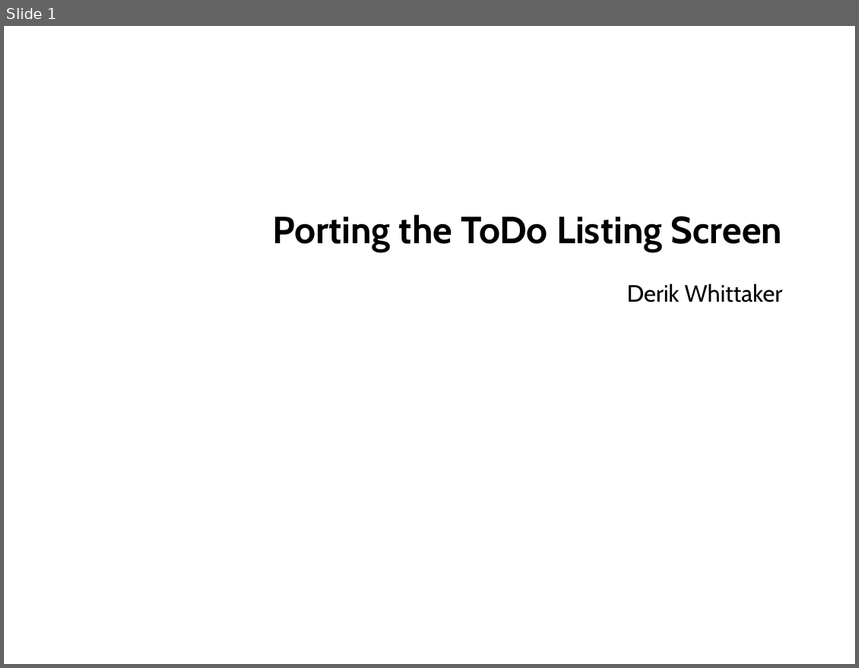
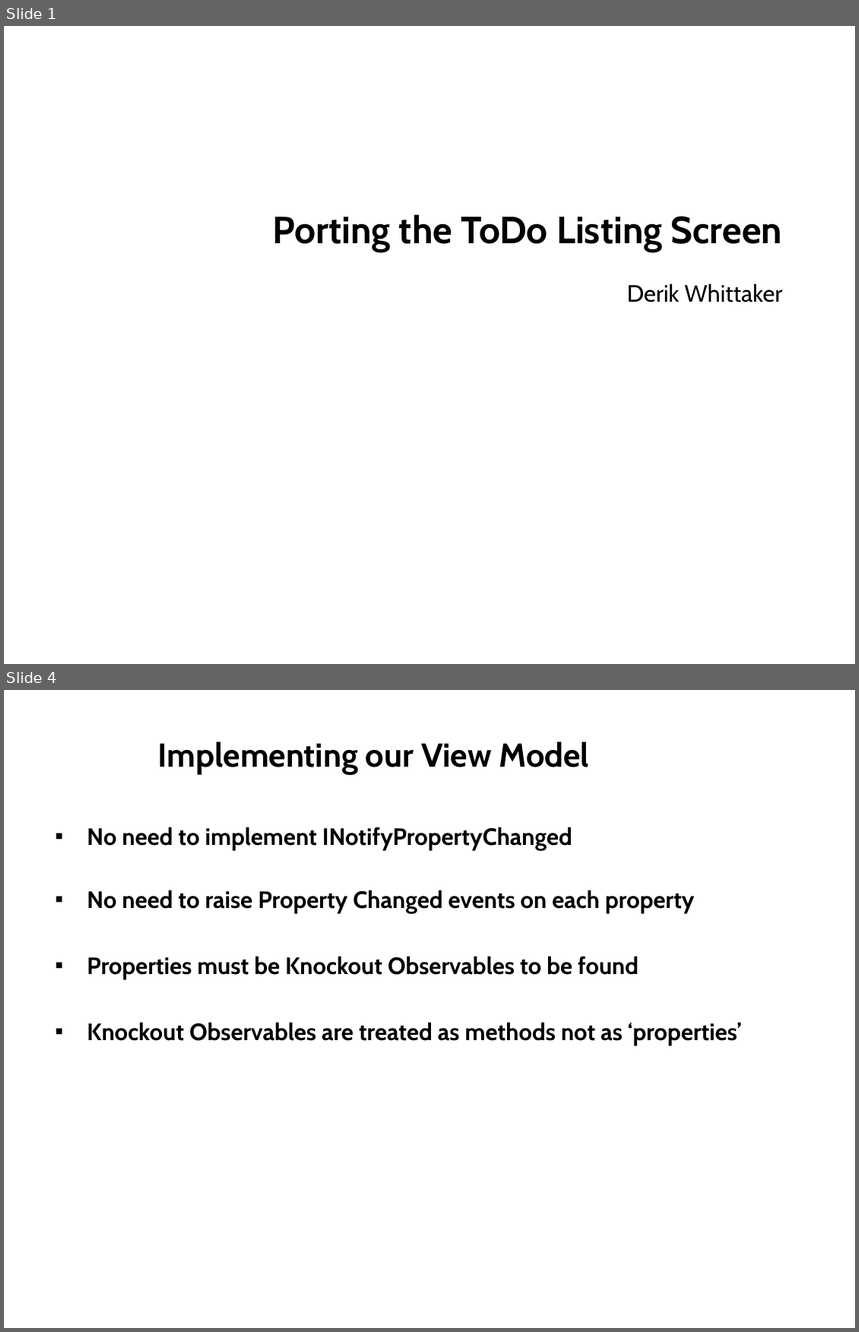
Before and after one commit to derikwhittaker/Pluarsight.XamlToHtml, a slide deck: Modules/02.TaskListingScreen.InitialSetup/02.TaskListingScreen.InitialSetup.Slides.pptx. Shown one above the other, each under a label of ours: slide 1 before the commit, slides 1 and 4 after it; the slides between them are not shown. The pictures are 859x668 and 859x1332 pixels, drawn with LibreOffice and Linux fonts; fonts in the diff are those of the drawing; background and template pictures are left out. Boxes give left, top, right and bottom in pixels: in the first picture for what was removed or moved away, otherwise in the second. Text is boxed around its words. In the diff, an @@ line names an element or a change of style, - is before the commit and + after.

```diff
--- a/Modules/02.TaskListingScreen.InitialSetup/02.TaskListingScreen.InitialSetup.Slides.pptx
+++ b/Modules/02.TaskListingScreen.InitialSetup/02.TaskListingScreen.InitialSetup.Slides.pptx
@@ slide 4 added at [4, 690, 855, 1328], background #FFFFFF @@
@@ title added at [158, 742, 590, 774], 28 pt, text #000000, bold @@
+Implementing our View Model
@@ text added at [87, 827, 742, 1046], 20 pt, text #000000, bold @@
+▪ No need to implement INotifyPropertyChanged
+▪ No need to raise Property Changed events on each property
+▪ Properties must be Knockout Observables to be found
+▪ Knockout Observables are treated as methods not as ‘properties’
```
Also in this commit, not shown: 2 slides changed, 14 other slides added.
